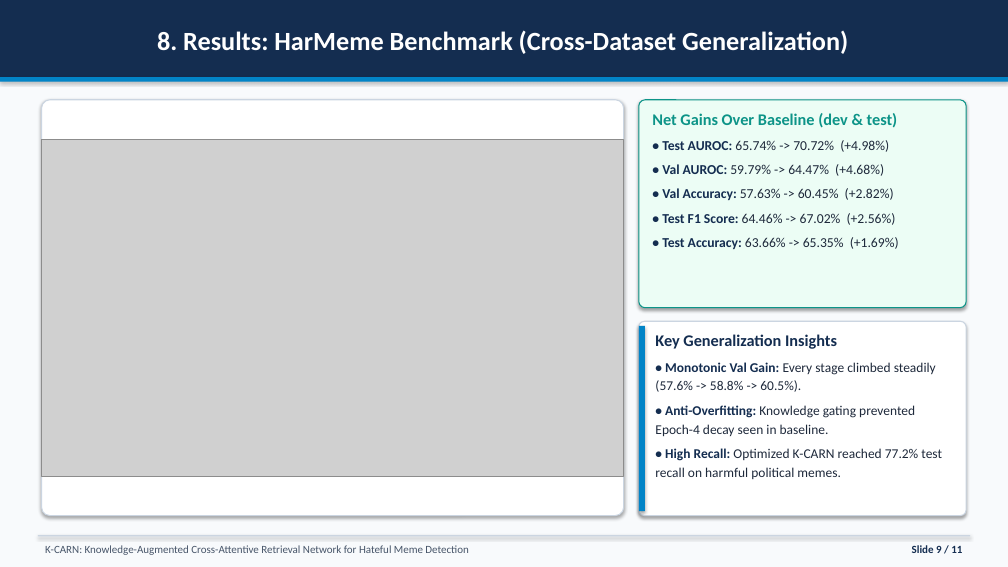
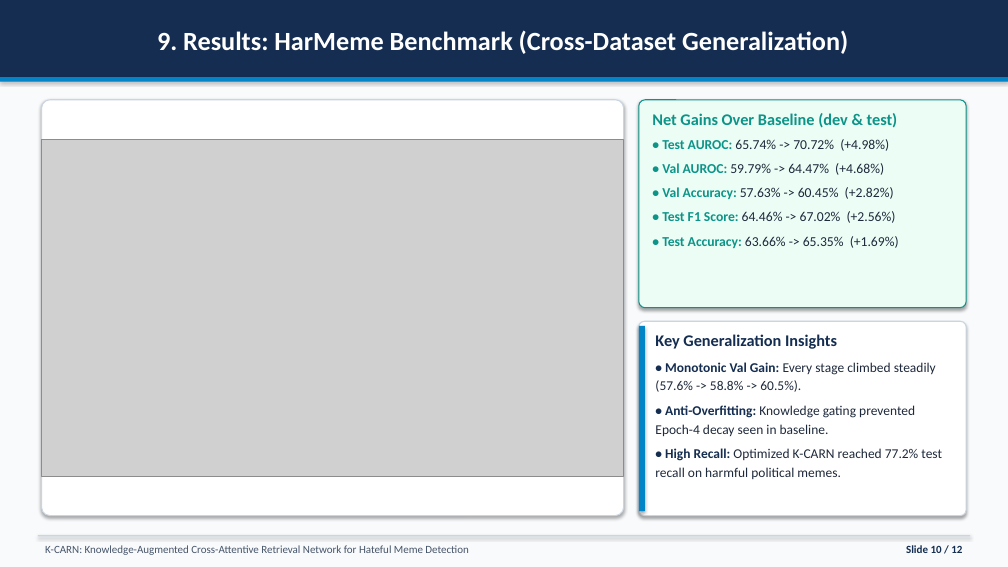
Before and after one commit to ESHANT05/rm_project, a slide deck: slide 10 of RGCL_Paper_Presentation.pptx (slide 9 before the commit). Drawn at 1008x567 pixels with LibreOffice and Linux fonts; fonts in the diff are those of the drawing; grey boxes stand for pictures. Boxes give left, top, right and bottom in pixels: in the first picture for what was removed or moved away, otherwise in the second. Text is boxed around its words. In the diff, an @@ line names an element or a change of style, - is before the commit and + after.

Commit message:
Add baseline workflow revision slides with light red theme and full OCR dashboard

```diff
--- a/RGCL_Paper_Presentation.pptx
+++ b/RGCL_Paper_Presentation.pptx
@@ title at [157,30,848,54]: text changed @@
-8. Results: HarMeme Benchmark (Cross-Dataset Generalization)
+9. Results: HarMeme Benchmark (Cross-Dataset Generalization)
@@ text "Net Gains Over Baseline (dev ..." at [652,113,899,248]: text colour #142D50 to #0D9488 in "• Test AUROC:", "• Val AUROC:", "• Val Accuracy:", "• Test F1 Score:" and 1 more places; less space between paragraphs @@
@@ text at [906,545,962,553]: text changed @@
-Slide 9 / 11
+Slide 10 / 12
```
Also in this commit, not shown: 8 other slides changed, 2 slides added, 1 slide removed, 5 other files.
